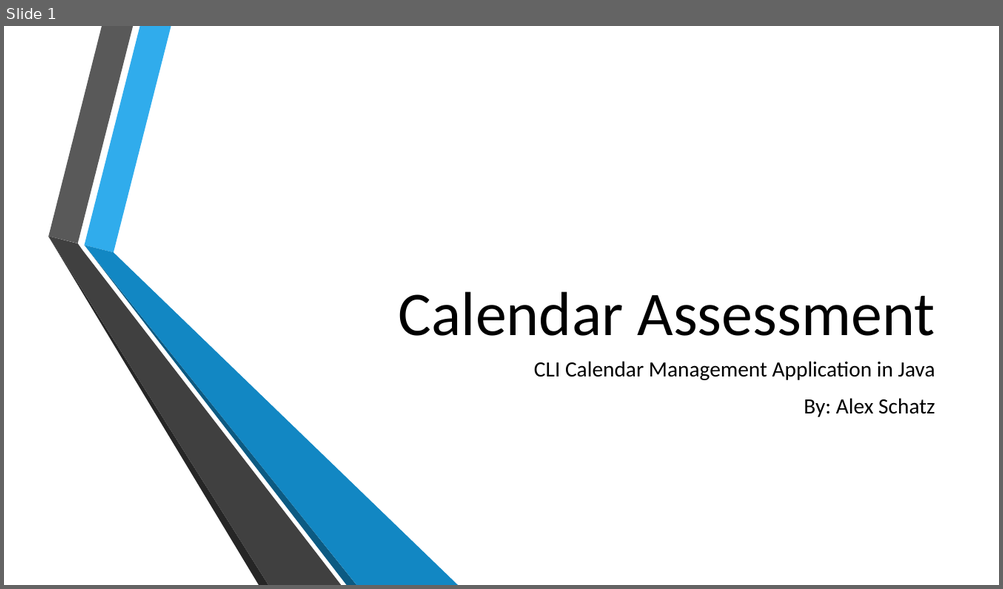
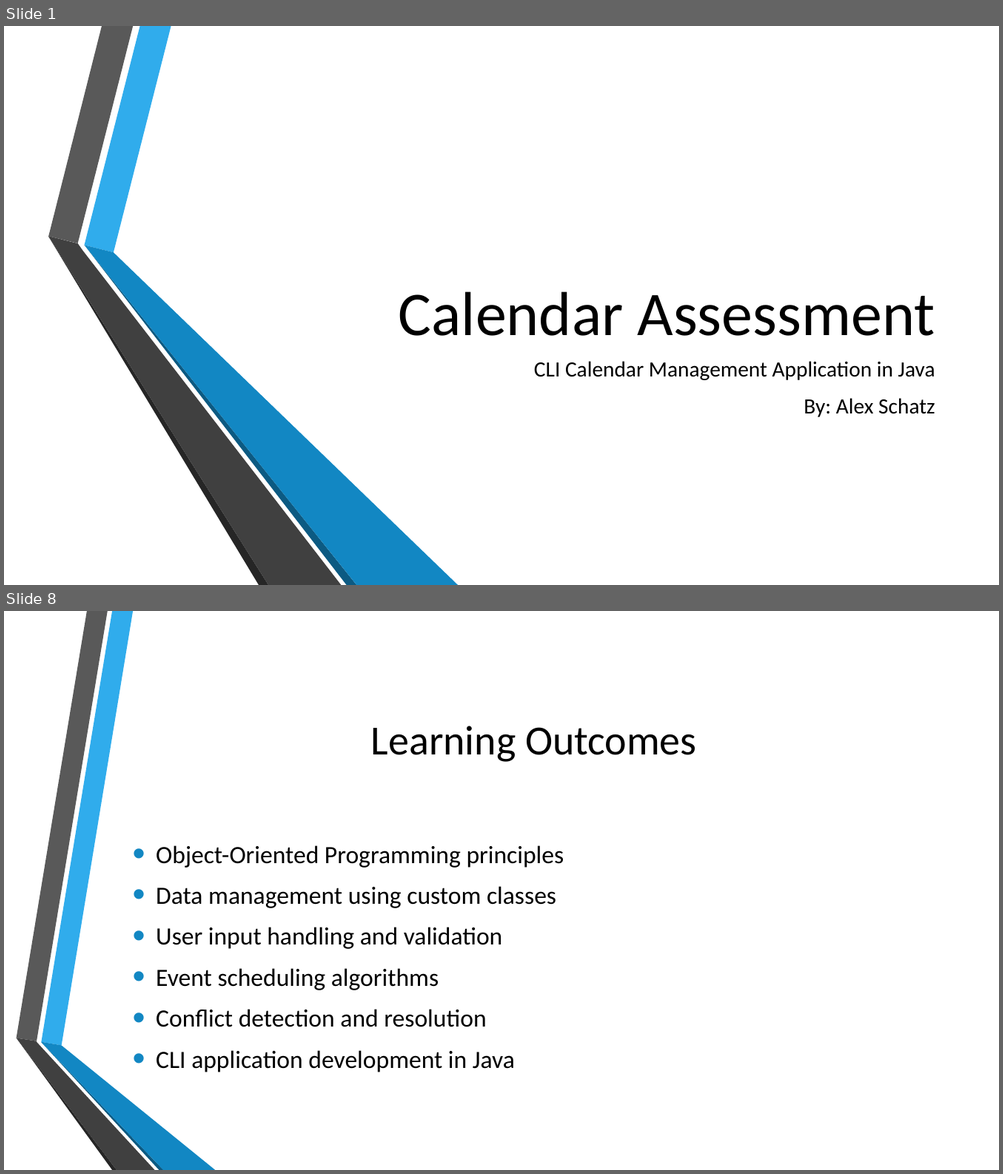
Before and after one commit to radfre/Capgemmini-Calender-Assesment, a slide deck: Calender Application Presentation.pptx. Shown one above the other, each under a label of ours: slide 1 before the commit, slides 1 and 8 after it; the slides between them are not shown. The pictures are 1003x589 and 1003x1174 pixels, drawn with LibreOffice and Linux fonts; fonts in the diff are those of the drawing; background and template pictures are left out. Boxes give left, top, right and bottom in pixels: in the first picture for what was removed or moved away, otherwise in the second. Text is boxed around its words. In the diff, an @@ line names an element or a change of style, - is before the commit and + after.

Commit message:
Update Calender Application Presentation file

```diff
--- a/Calender Application Presentation.pptx
+++ b/Calender Application Presentation.pptx
@@ slide 8 added at [4, 611, 999, 1170], background picture (left out) @@
@@ title added at [371, 726, 697, 762], 40 pt, text #000000 @@
+Learning Outcomes
@@ text added at [156, 846, 564, 1073], 24 pt, text #000000 @@
+• Object-Oriented Programming principles
+• Data management using custom classes
+• User input handling and validation
+• Event scheduling algorithms
+• Conflict detection and resolution
+• CLI application development in Java
@@ group added at [16, 611, 215, 1170]: 6 freeform shapes @@
```
Also in this commit, not shown: 6 other slides added, 2 slides removed.
